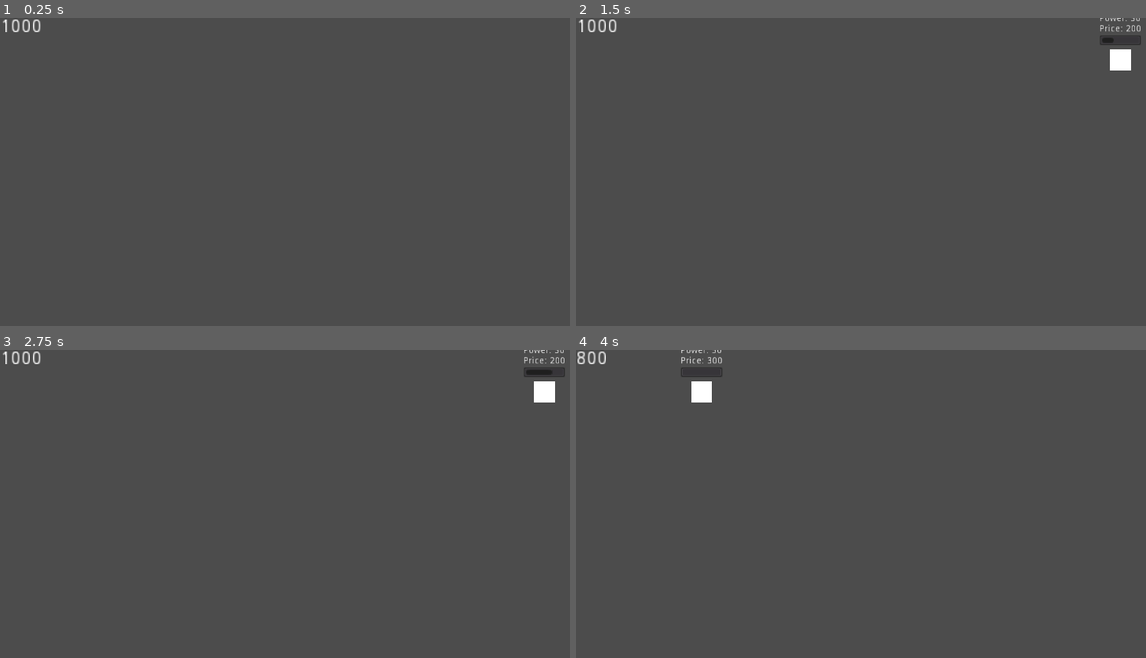
Above: before the commit, frames 1-4 (two rows, left to right).
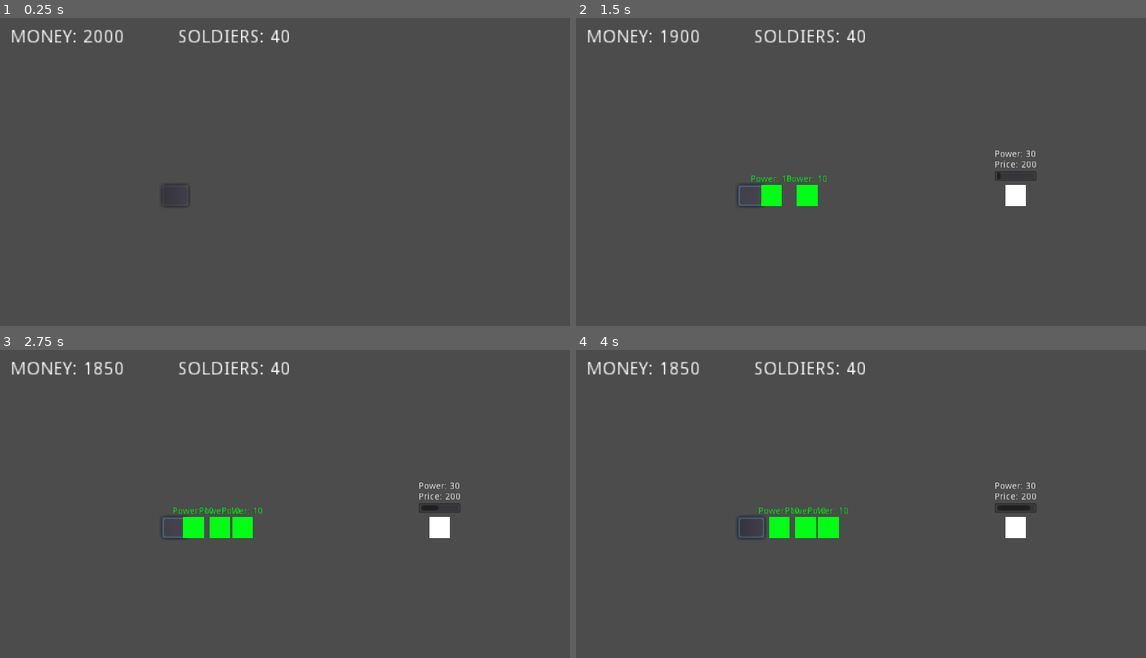
Above: after the commit, the same moments.

Repository: metalboyrick/riot-city-game
Game: Godot game, scene res://levels/level_base/level.tscn
The game is run twice, just before and just after one commit, with the same random seed, the same clock (stepped at 60 frames per second) and the same inputs. This scene is started directly instead of the project's main scene.
Inputs (mouse positions are in pixels of both pictures, inside the frame that each line leads up to):
- Up to frame 1 (0.25 s): no input
- Up to frame 2 (1.5 s): click (752, 196) at 0.52 s; click (752, 196) at 1.27 s
- Up to frame 3 (2.75 s): click (176, 528) at 2.02 s
- Up to frame 4 (4 s): move the mouse to (1123, 393) at 2.77 s; click (1123, 393) at 2.92 s; move the mouse to (764, 544) at 3.52 s; click (764, 544) at 3.67 s

The runs differ from the first frame. In frame 1, 0.9% of the frame differs, in the area x 0-51%, y 0-62%; in frame 2, 2.3%; in frame 3, 2.7%, in the area x 0-100%, y 0-62%; in frame 4, 2.7%.

Commit message:
added soldier spawning mechanism

Diff:
--- /dev/null
+++ b/actors/path/path.gd
@@ -0,0 +1,7 @@
+extends Node2D
+
+# TODO: migrate the mob spawn code
+# TODO: send a signal to the level that contains lane ID when the deploy button is clicked
+
+onready var mob_spawn := get_node("MobSpawn")
+onready var soldier_spawn := get_node("SoldierSpawn")
--- /dev/null
+++ b/actors/path/path.tscn
@@ -0,0 +1,24 @@
+[gd_scene load_steps=4 format=2]
+
+[ext_resource path="res://actors/soldier_spawn/soldier_spawn.tscn" type="PackedScene" id=1]
+[ext_resource path="res://actors/mob_spawn/mob_spawn.tscn" type="PackedScene" id=2]
+[ext_resource path="res://actors/path/path.gd" type="Script" id=3]
+
+[node name="Path" type="Node2D"]
+script = ExtResource( 3 )
+
+[node name="MobSpawn" parent="." instance=ExtResource( 2 )]
+position = Vector2( 0, -56 )
+
+[node name="SoldierSpawn" parent="." instance=ExtResource( 1 )]
+
+[node name="DeployButton" type="Button" parent="."]
+margin_left = -8.0
+margin_top = 64.0
+margin_right = 8.0
+margin_bottom = 84.0
+__meta__ = {
+"_edit_use_anchors_": false
+}
+
+[connection signal="pressed" from="DeployButton" to="SoldierSpawn" method="_on_DeployButton_pressed"]
--- /dev/null
+++ b/actors/soldier/soldier.gd
@@ -0,0 +1,22 @@
+extends KinematicBody2D
+
+export var DEFAULT_POWER : int = 10
+export var SPEED : float = 0.1
+
+var power: int = DEFAULT_POWER
+var direction : Vector2 = Vector2.ZERO
+
+onready var n_power_label := get_node("PowerLabel")
+
+func init(i_angle: float, i_spawn_position: Vector2):
+	# convert radians to vector
+	direction = Vector2(cos(i_angle), sin(i_angle))
+	position = i_spawn_position
+	return self
+
+# Called when the node enters the scene tree for the first time.
+func _ready():
+	n_power_label.text = "Power: " + str(power)
+
+func _physics_process(delta):
+	move_and_collide(direction * SPEED)
--- /dev/null
+++ b/actors/soldier/soldier.tscn
@@ -0,0 +1,33 @@
+[gd_scene load_steps=3 format=2]
+
+[ext_resource path="res://actors/soldier/soldier.gd" type="Script" id=1]
+
+[sub_resource type="CapsuleShape2D" id=1]
+radius = 8.0
+height = 0.0
+
+[node name="Soldier" type="KinematicBody2D"]
+modulate = Color( 0, 1, 0.0862745, 1 )
+script = ExtResource( 1 )
+
+[node name="ColorRect" type="ColorRect" parent="."]
+margin_left = -8.0
+margin_top = -8.0
+margin_right = 8.0
+margin_bottom = 8.0
+__meta__ = {
+"_edit_use_anchors_": false
+}
+
+[node name="CollisionShape2D" type="CollisionShape2D" parent="."]
+shape = SubResource( 1 )
+
+[node name="PowerLabel" type="Label" parent="."]
+margin_left = -16.0
+margin_top = -16.0
+margin_right = 48.0
+margin_bottom = -2.0
+rect_scale = Vector2( 0.5, 0.5 )
+__meta__ = {
+"_edit_use_anchors_": false
+}
--- /dev/null
+++ b/actors/soldier_spawn/soldier_spawn.gd
@@ -0,0 +1,6 @@
+extends Position2D
+
+signal s_deploy_clicked(soldier_spawn_instance_id)
+
+func _on_DeployButton_pressed():
+	emit_signal("s_deploy_clicked", get_instance_id())
--- /dev/null
+++ b/actors/soldier_spawn/soldier_spawn.tscn
@@ -0,0 +1,12 @@
+[gd_scene load_steps=2 format=2]
+
+[ext_resource path="res://actors/soldier_spawn/soldier_spawn.gd" type="Script" id=1]
+
+[node name="SoldierSpawn" type="Position2D" groups=[
+"soldier_spawn",
+]]
+position = Vector2( 0, 56 )
+rotation = 3.14159
+script = ExtResource( 1 )
+
+[node name="SpawnDirection" type="RayCast2D" parent="."]
--- a/levels/level_base/level.gd
+++ b/levels/level_base/level.gd
@@ -4,14 +4,18 @@
 export var SPAWN_INTERVAL_HIGH : float = 5.0
 export var ALLOWED_SIMULTANEOUS : int = 1
 export var MONEY : int = 1000
+export var SOLDIER_COST : int = 50
 
 var rng : RandomNumberGenerator = RandomNumberGenerator.new()
 var mob_spawns : Array = []
+var soldier_spawns : Array = []
 var mobs_per_lane : Array = []
+var soldiers_per_lane : Array = []
 var mobs_occupancy : Array  = []
 var money : int = 	MONEY
 
 onready var sc_mob := preload("res://actors/mob/mob.tscn")
+onready var sc_soldier := preload("res://actors/soldier/soldier.tscn")
 onready var n_spawn_timer := get_node("SpawnTimer")
 onready var n_money_label := get_node("MoneyLabel")
 
@@ -23,14 +27,22 @@
 	assert(SPAWN_INTERVAL_LOW < SPAWN_INTERVAL_HIGH)
 
 	# initialise money
-	n_money_label.text = str(MONEY)
+	money = MONEY
+	n_money_label.text = "MONEY: " + str(money)
 
+	# TODO: initialise paths
 	# initialise mob spawners
 	mob_spawns = get_tree().get_nodes_in_group("mob_spawner")
 	for mob_spawn in mob_spawns:
 		mob_spawn.connect("s_spawn_clear", self, "_on_spawn_clear")
 		mobs_occupancy.append(false)
 		mobs_per_lane.append([])
+
+	soldier_spawns = get_tree().get_nodes_in_group("soldier_spawn")
+	for soldier_spawn in soldier_spawns:
+		# TODO: link all signals
+		soldier_spawn.connect("s_deploy_clicked", self, "_on_deploy_clicked")
+		pass
 
 	assert(ALLOWED_SIMULTANEOUS <= mob_spawns.size())
 
@@ -45,6 +57,9 @@
 		n_spawn_timer.wait_time = rng.randf_range(SPAWN_INTERVAL_LOW, SPAWN_INTERVAL_HIGH)
 		n_spawn_timer.start()
 
+# TODO: implement soldier spawning
+func spawn_soldier():
+	pass
 
 func spawn_mob_random():
 
@@ -64,7 +79,7 @@
 
 	mobs_occupancy[spawn_index] = true
 	var mob_spawner_instance = mob_spawns[spawn_index]
-	var mob = sc_mob.instance().init(mob_spawner_instance.rotation + PI / 2, mob_spawner_instance.position)
+	var mob = sc_mob.instance().init(mob_spawner_instance.get_global_transform().get_rotation() + PI / 2, mob_spawner_instance.global_position)
 
 	# connect the angry signal to the mob spawner
 	mob.connect("s_anger_start", mob_spawner_instance, "_on_anger_start")
@@ -78,7 +93,7 @@
 
 func update_money(new_value: int):
 	money = new_value
-	n_money_label.text = str(money)
+	n_money_label.text = "MONEY: " + str(money)
 
 func _on_spawn_clear(mob_spawner_id:int):
 	for i in range(mob_spawns.size()):
@@ -101,3 +116,10 @@
 	if money >= mob_instance.demand_amount and !mob_instance.is_angry:
 		update_money(money - mob_instance.demand_amount)
 		emit_signal("s_mob_money_ok", mob_id)
+
+
+func _on_deploy_clicked(soldier_spawn_id : int):
+	update_money(money - SOLDIER_COST)
+	var soldier_spawner_instance = instance_from_id(soldier_spawn_id)
+	var soldier = sc_soldier.instance().init(soldier_spawner_instance.get_global_transform().get_rotation() + PI / 2, soldier_spawner_instance.global_position)
+	add_child(soldier)
--- a/levels/level_base/level.tscn
+++ b/levels/level_base/level.tscn
@@ -1,36 +1,49 @@
 [gd_scene load_steps=3 format=2]
 
-[ext_resource path="res://actors/mob_spawn/mob_spawn.tscn" type="PackedScene" id=2]
+[ext_resource path="res://actors/path/path.tscn" type="PackedScene" id=1]
 [ext_resource path="res://levels/level_base/level.gd" type="Script" id=3]
 
 [node name="Level" type="Node2D"]
 script = ExtResource( 3 )
+SPAWN_INTERVAL_LOW = 1.0
 SPAWN_INTERVAL_HIGH = 2.0
-
-[node name="MobSpawn" parent="." instance=ExtResource( 2 )]
-position = Vector2( 416, 32 )
-rotation = 0.785398
-
-[node name="MobSpawn2" parent="." instance=ExtResource( 2 )]
-position = Vector2( 96, 32 )
-rotation = -0.785398
-
-[node name="MobSpawn3" parent="." instance=ExtResource( 2 )]
-position = Vector2( 416, 224 )
-rotation = 2.35619
-z_as_relative = false
-
-[node name="MobSpawn4" parent="." instance=ExtResource( 2 )]
-position = Vector2( 96, 224 )
-rotation = -2.35619
+MONEY = 2000
 
 [node name="SpawnTimer" type="Timer" parent="."]
 one_shot = true
 
 [node name="MoneyLabel" type="Label" parent="."]
-margin_right = 40.0
-margin_bottom = 14.0
-text = "1000"
+margin_left = 8.0
+margin_top = 8.0
+margin_right = 95.0
+margin_bottom = 22.0
+text = "MONEY: 2000"
 __meta__ = {
 "_edit_use_anchors_": false
 }
+
+[node name="Path" parent="." instance=ExtResource( 1 )]
+position = Vector2( 248, 136 )
+rotation = 1.5708
+
+[node name="MobSpawn" parent="Path" index="0"]
+position = Vector2( 0, -88 )
+
+[node name="SoldierSpawn" parent="Path" index="1"]
+position = Vector2( 0, 88 )
+
+[node name="DeployButton" parent="Path" index="2"]
+margin_top = 104.0
+margin_bottom = 124.0
+
+[node name="SoldierLabel" type="Label" parent="."]
+margin_left = 136.0
+margin_top = 8.0
+margin_right = 222.0
+margin_bottom = 22.0
+text = "SOLDIERS: 40"
+__meta__ = {
+"_edit_use_anchors_": false
+}
+
+[editable path="Path"]
